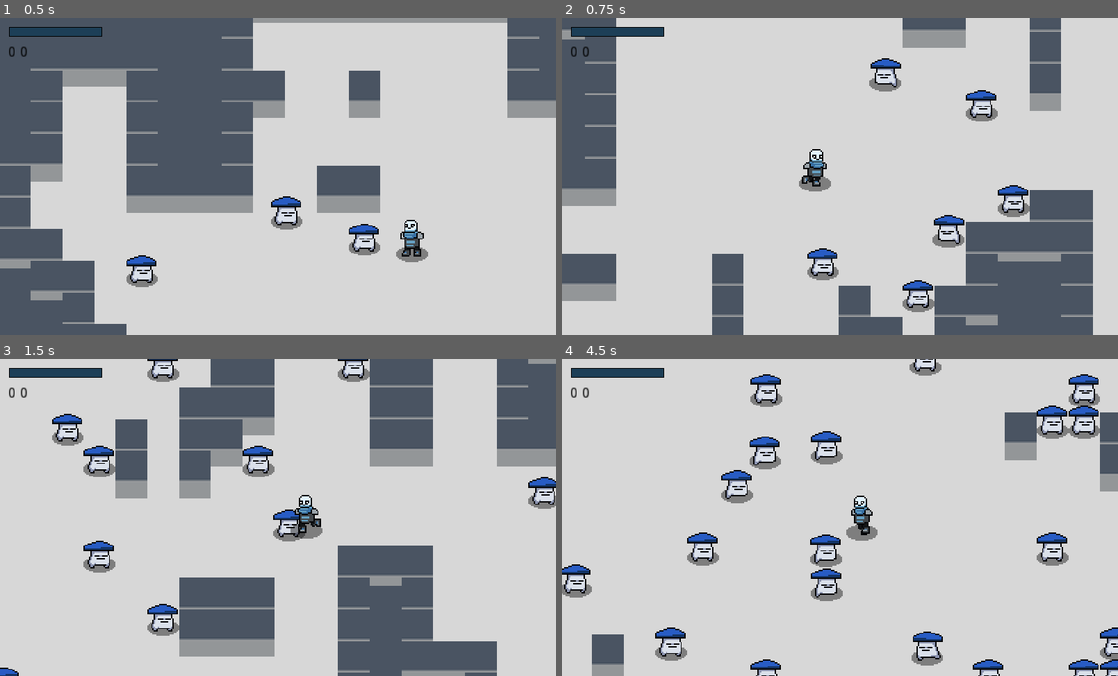
Above: before the commit, frames 1-4 (two rows, left to right).
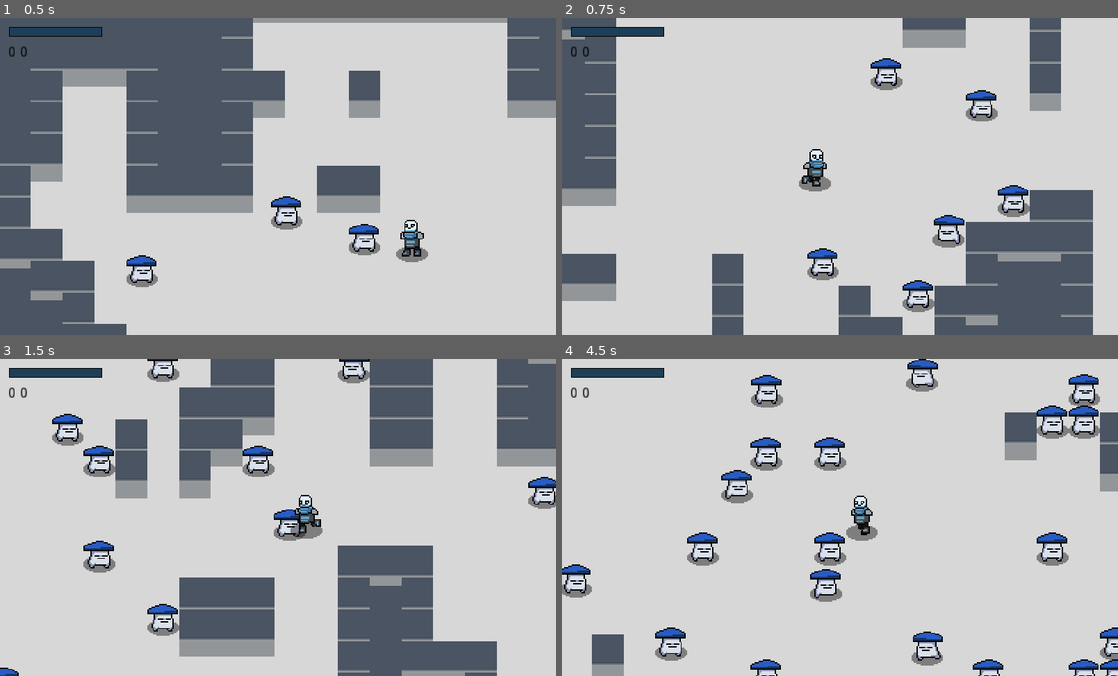
Above: after the commit, the same moments.

Repository: Hairic95/nuclear-throne-godot-clone
Game: Godot game, scene res://src/scenes/TestScene.tscn
Same seed, same stepped clock (60 frames per second), same inputs: the game is played once before the commit and once after it. The engine's default icon, where the game draws it, is replaced by a stand-in: a white triangle on a blue panel in a dark square.
Inputs (mouse positions are in pixels of both pictures, inside the frame that each line leads up to):
- Up to frame 1 (0.5 s): no input
- Up to frame 2 (0.75 s): tap Enter (ui_accept) at 0.5 s; move the mouse to (962, 160) at 0.52 s; hold D from 0.53 s (still down); tap E (interact) at 0.6 s
- Up to frame 3 (1.5 s): tap Enter (ui_accept) at 0.77, 0.8, 1.07, 1.35 s; move the mouse to (166, 533) at 1.27 s; release D at 1.28 s; hold S from 1.28 s (still down)
- Up to frame 4 (4.5 s): tap Enter (ui_accept) at 1.52, 1.82, 2.3, 3.02, 3.32, 3.77, 3.8, 4.07 s; tap E (interact) at 1.55, 3.05, 3.6 s; move the mouse to (895, 447) at 2.02 s; release S at 2.03 s; hold D 2.03-2.78 s; right-click (895, 447) at 2.1 s; move the mouse to (812, 580) at 2.77 s; hold W 2.78-3.53 s; click (812, 580) at 2.85 s; move the mouse to (1006, 565) at 3.52 s; hold A from 3.53 s (still down); move the mouse to (673, 469) at 4.27 s; tap Mouse wheel up (next_weapon) at 4.35 s

Frame 1 is identical in both runs. In frame 2, 0.1% of the frame differs, in the area x 55-62%, y 12-24%; in frame 3, 0.3%; in frame 4, 1.8%, in the area x 33-69%, y 0-77%.

Commit message:
added ammo pickups

Diff:
--- a/assets/animation_tree/character_basic_tree.tres
+++ b/assets/animation_tree/character_basic_tree.tres
@@ -45,4 +45,4 @@
 nodes/tr_alive/position = Vector2( 980, 220 )
 nodes/tr_movement/node = SubResource( 7 )
 nodes/tr_movement/position = Vector2( 420, 180 )
-node_connections = [ "output", 0, "tr_alive", "tr_alive", 0, "os_hurt", "tr_alive", 1, "an_dead", "os_hurt", 0, "tr_movement", "os_hurt", 1, "an_hurt", "tr_movement", 0, "an_idle", "tr_movement", 1, "an_run" ]
+node_connections = [ "output", 0, "tr_alive", "tr_movement", 0, "an_idle", "tr_movement", 1, "an_run", "tr_alive", 0, "os_hurt", "tr_alive", 1, "an_dead", "os_hurt", 0, "tr_movement", "os_hurt", 1, "an_hurt" ]
--- a/project.godot
+++ b/project.godot
@@ -29,6 +29,11 @@
 "language": "GDScript",
 "path": "res://src/entities/objects/InteractiveWeapon.gd"
 }, {
+"base": "KinematicBody2D",
+"class": "Pickup",
+"language": "GDScript",
+"path": "res://src/entities/objects/Pickup.gd"
+}, {
 "base": "Sprite",
 "class": "Weapon",
 "language": "GDScript",
@@ -39,6 +44,7 @@
 "Enemy": "",
 "InteractiveObject": "",
 "InteractiveWeapon": "",
+"Pickup": "",
 "Weapon": ""
 }
 
--- a/src/autoloads/EventBus.gd
+++ b/src/autoloads/EventBus.gd
@@ -10,6 +10,8 @@
 signal drop_weapon(drop_weapon_instance, position)
 
 signal emit_scent(new_scent)
+
+signal drop_ammo_pickup(position)
 
 signal give_ammo(player, ammo_type, ammo_quantity)
 signal player_ammo_changed(ammo_type, ammo_quantity)
--- a/src/entities/enemies/Enemy.gd
+++ b/src/entities/enemies/Enemy.gd
@@ -102,6 +102,8 @@
 		is_alive = false
 		direction = bullet_dir
 
+		EventBus.emit_signal("drop_ammo_pickup", global_position)
+
 func _on_Hitbox_area_entered(area):
 	if is_alive:
 		if area.is_in_group("player_bullet"):
--- /dev/null
+++ b/src/entities/objects/Pickup.gd
@@ -0,0 +1,35 @@
+extends KinematicBody2D
+class_name Pickup
+
+var player = null
+
+var speed = 150
+
+func _ready():
+	$Anim.play("idle")
+
+func _process(delta):
+
+	if player:
+		move_and_slide(speed * (player.global_position - global_position).normalized())
+
+
+func _on_PickupArea_body_entered(body):
+	if body.is_in_group("player"):
+		player = body
+		on_pickup()
+		queue_free()
+
+func on_pickup():
+	pass
+
+func _on_StartFadingOut_timeout():
+	$Anim.play("fading")
+
+func _on_Erase_timeout():
+	queue_free()
+
+
+func _on_DetectPlayer_body_entered(body):
+	if body.is_in_group("player"):
+		player = body
--- /dev/null
+++ b/src/entities/objects/Pickup.tscn
@@ -0,0 +1,78 @@
+[gd_scene load_steps=7 format=2]
+
+[ext_resource path="res://icon.png" type="Texture" id=1]
+[ext_resource path="res://src/entities/objects/Pickup.gd" type="Script" id=2]
+
+[sub_resource type="Animation" id=3]
+resource_name = "fading"
+length = 0.2
+loop = true
+tracks/0/type = "value"
+tracks/0/path = NodePath("Sprite:visible")
+tracks/0/interp = 1
+tracks/0/loop_wrap = true
+tracks/0/imported = false
+tracks/0/enabled = true
+tracks/0/keys = {
+"times": PoolRealArray( 0, 0.1 ),
+"transitions": PoolRealArray( 1, 1 ),
+"update": 1,
+"values": [ false, true ]
+}
+
+[sub_resource type="Animation" id=4]
+resource_name = "idle"
+tracks/0/type = "value"
+tracks/0/path = NodePath("Sprite:visible")
+tracks/0/interp = 1
+tracks/0/loop_wrap = true
+tracks/0/imported = false
+tracks/0/enabled = true
+tracks/0/keys = {
+"times": PoolRealArray( 0 ),
+"transitions": PoolRealArray( 1 ),
+"update": 1,
+"values": [ true ]
+}
+
+[sub_resource type="RectangleShape2D" id=1]
+extents = Vector2( 6.59618, 3.46441 )
+
+[sub_resource type="CircleShape2D" id=2]
+radius = 22.3615
+
+[node name="KinematicBody2D" type="KinematicBody2D"]
+script = ExtResource( 2 )
+
+[node name="Anim" type="AnimationPlayer" parent="."]
+anims/fading = SubResource( 3 )
+anims/idle = SubResource( 4 )
+
+[node name="PickupArea" type="Area2D" parent="."]
+
+[node name="CollisionShape" type="CollisionShape2D" parent="PickupArea"]
+shape = SubResource( 1 )
+
+[node name="Sprite" type="Sprite" parent="."]
+scale = Vector2( 0.2, 0.1 )
+texture = ExtResource( 1 )
+
+[node name="CollisionShape" type="CollisionShape2D" parent="."]
+shape = SubResource( 1 )
+
+[node name="DetectPlayer" type="Area2D" parent="."]
+
+[node name="CollisionShape2D" type="CollisionShape2D" parent="DetectPlayer"]
+shape = SubResource( 2 )
+
+[node name="StartFadingOut" type="Timer" parent="."]
+wait_time = 10.0
+autostart = true
+
+[node name="Erase" type="Timer" parent="."]
+wait_time = 14.0
+autostart = true
+[connection signal="body_entered" from="PickupArea" to="." method="_on_PickupArea_body_entered"]
+[connection signal="body_entered" from="DetectPlayer" to="." method="_on_DetectPlayer_body_entered"]
+[connection signal="timeout" from="StartFadingOut" to="." method="_on_StartFadingOut_timeout"]
+[connection signal="timeout" from="Erase" to="." method="_on_Erase_timeout"]
--- /dev/null
+++ b/src/entities/objects/pickups/AmmoPickup.gd
@@ -0,0 +1,22 @@
+extends Pickup
+
+func _ready():
+	randomize()
+
+func on_pickup():
+	if player != null:
+		var ammo_type = roll_ammo_type()
+		EventBus.emit_signal("give_ammo", player, ammo_type, Globals.ammo_quantities[ammo_type])
+
+func roll_ammo_type():
+	var chance = randf()
+
+	var player_ammo_type = []
+
+	for weapon in player.weapons:
+		player_ammo_type.append(weapon.ammo_type)
+
+	if chance >= 0.1:
+		return player_ammo_type[randi()%player_ammo_type.size()]
+	else:
+		return Globals.ammo_quantities.keys()[randi()%Globals.ammo_quantities.size()]
--- /dev/null
+++ b/src/entities/objects/pickups/AmmoPickup.tscn
@@ -0,0 +1,9 @@
+[gd_scene load_steps=3 format=2]
+
+[ext_resource path="res://src/entities/objects/Pickup.tscn" type="PackedScene" id=1]
+[ext_resource path="res://src/entities/objects/pickups/AmmoPickup.gd" type="Script" id=2]
+
+[node name="AmmoPickup" instance=ExtResource( 1 )]
+collision_layer = 16
+collision_mask = 16
+script = ExtResource( 2 )
--- a/src/entities/player/Player.gd
+++ b/src/entities/player/Player.gd
@@ -22,6 +22,8 @@
 	"bullet": 0,
 	"shell": 0
 }
+
+var weapons = []
 
 var scent_trail = []
 
@@ -51,6 +53,10 @@
 			$Sprite.flip_h = true
 		if get_global_mouse_position().x > global_position.x:
 			$Sprite.flip_h = false
+		if get_global_mouse_position().y < global_position.y:
+			move_child($Weapons, 2)
+		if get_global_mouse_position().y > global_position.y:
+			move_child($Weapons, 3)
 
 		if Input.is_action_just_pressed("interact") and current_interactive_obj != null:
 			if current_interactive_obj is InteractiveWeapon:
@@ -90,6 +96,8 @@
 
 	EventBus.emit_signal("got_weapon", new_weapon.texture, $Weapons.get_child_count() - 1)
 	set_current_weapon(new_weapon)
+
+	weapons = $Weapons.get_children()
 
 func next_weapon():
 
@@ -159,6 +167,10 @@
 
 func give_ammo(ammo_type, ammo_quantity):
 	ammos[ammo_type] = min(ammo_quantity + ammos[ammo_type], Globals.max_ammo_quantities[ammo_type])
+	for weapon in $Weapons.get_children():
+		if weapon.ammo_type == ammo_type:
+			if weapon.ammo_per_shoot <= ammos[ammo_type]:
+				weapon.has_ammo = true
 	EventBus.emit_signal("player_ammo_changed", ammo_type, ammos[ammo_type])
 
 func consume_ammo(ammo_consumed, ammo_type):
--- a/src/entities/player/Player.tscn
+++ b/src/entities/player/Player.tscn
@@ -7,8 +7,8 @@
 [ext_resource path="res://assets/textures/entitites/shadow.png" type="Texture" id=5]
 
 [sub_resource type="CapsuleShape2D" id=1]
-radius = 4.57174
-height = 13.6018
+radius = 8.74076
+height = 10.9468
 
 [sub_resource type="Animation" id=2]
 resource_name = "dead"
@@ -125,7 +125,7 @@
 
 [sub_resource type="CapsuleShape2D" id=6]
 radius = 7.86149
-height = 20.5791
+height = 17.4324
 
 [node name="Player" type="KinematicBody2D" groups=[
 "player",
@@ -133,7 +133,7 @@
 script = ExtResource( 1 )
 
 [node name="CollisionShape2D3" type="CollisionShape2D" parent="."]
-rotation = 1.5708
+position = Vector2( 0, -8 )
 shape = SubResource( 1 )
 
 [node name="shadow" type="Sprite" parent="."]
@@ -193,13 +193,11 @@
 [node name="PushBox" type="Area2D" parent="." groups=[
 "pushbox",
 ]]
-position = Vector2( 0, -11 )
+position = Vector2( 0, -8 )
 collision_layer = 9
 collision_mask = 9
 
 [node name="CollisionShape2D2" type="CollisionShape2D" parent="PushBox"]
-position = Vector2( 0, 11 )
-rotation = 1.5708
 shape = SubResource( 1 )
 
 [node name="ScentTimer" type="Timer" parent="."]
--- a/src/scenes/TestScene.gd
+++ b/src/scenes/TestScene.gd
@@ -22,6 +22,8 @@
 
 	EventBus.connect("player_ammo_changed", self, "player_ammo_changed")
 	EventBus.connect("give_ammo", self, "give_ammo_to_player")
+
+	EventBus.connect("drop_ammo_pickup", self, "spawn_ammo_pickup")
 
 	var level_details = LevelProgression.level_difficulty
 
@@ -97,3 +99,9 @@
 			$UI/Screen/PlayerInfo/HBoxContainer/BulletCount.text = str(ammo_quantity)
 		"shell":
 			$UI/Screen/PlayerInfo/HBoxContainer/ShellCount.text = str(ammo_quantity)
+
+func spawn_ammo_pickup(global_pos):
+	var new_ammo_pickup = load("res://src/entities/objects/pickups/AmmoPickup.tscn").instance()
+	new_ammo_pickup.global_position = global_pos
+
+	$YSortable/Entities.add_child(new_ammo_pickup)
--- a/src/scenes/TestScene.tscn
+++ b/src/scenes/TestScene.tscn
@@ -20,8 +20,6 @@
 cell_size = Vector2( 24, 24 )
 format = 1
 
-[node name="Bullets" type="Node2D" parent="."]
-
 [node name="Scents" type="Node2D" parent="."]
 
 [node name="YSortable" type="YSort" parent="."]
@@ -30,13 +28,15 @@
 tile_set = ExtResource( 3 )
 cell_size = Vector2( 24, 24 )
 cell_y_sort = true
-collision_layer = 262159
-collision_mask = 262159
+collision_layer = 262175
+collision_mask = 262175
 format = 1
 
 [node name="Entities" type="YSort" parent="YSortable"]
 
 [node name="Player" parent="YSortable/Entities" instance=ExtResource( 1 )]
+
+[node name="Bullets" type="Node2D" parent="."]
 
 [node name="LevelGeneration" type="Node" parent="."]
 script = ExtResource( 4 )
